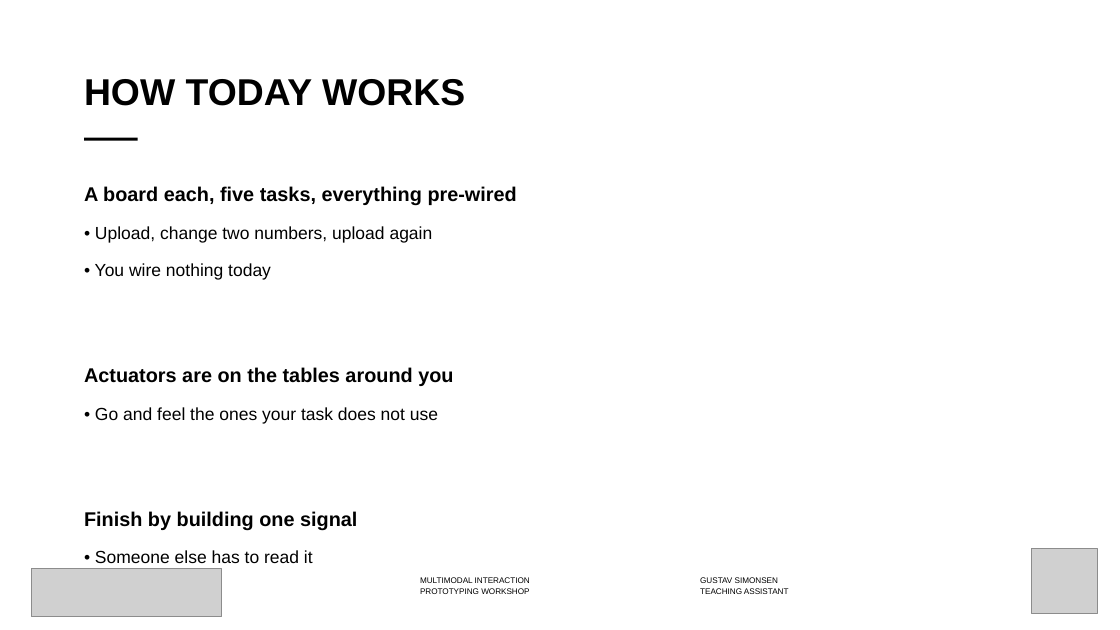
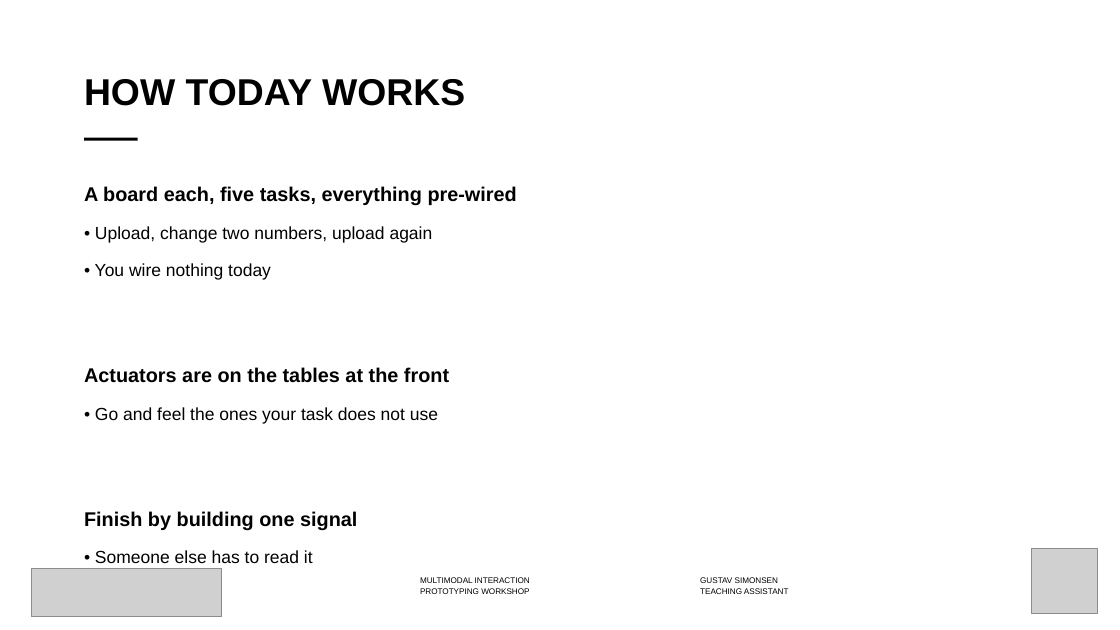
Before and after one commit to labtools-au/multimodal-actuator-workshop, a slide deck: slide 4 of docs/multimodal-actuator-workshop.pptx. Drawn at 1120x630 pixels with LibreOffice and Linux fonts; fonts in the diff are those of the drawing; grey boxes stand for pictures; background and template pictures are left out. Boxes give left, top, right and bottom in pixels: in the first picture for what was removed or moved away, otherwise in the second. Text is boxed around its words. In the diff, an @@ line names an element or a change of style, - is before the commit and + after.

```diff
--- a/docs/multimodal-actuator-workshop.pptx
+++ b/docs/multimodal-actuator-workshop.pptx
@@ text at bbox=[84, 367, 449, 383]: text changed @@
-Actuators are on the tables around you
+Actuators are on the tables at the front
```
Also in this commit, not shown: 7 slides added, 7 other files.
